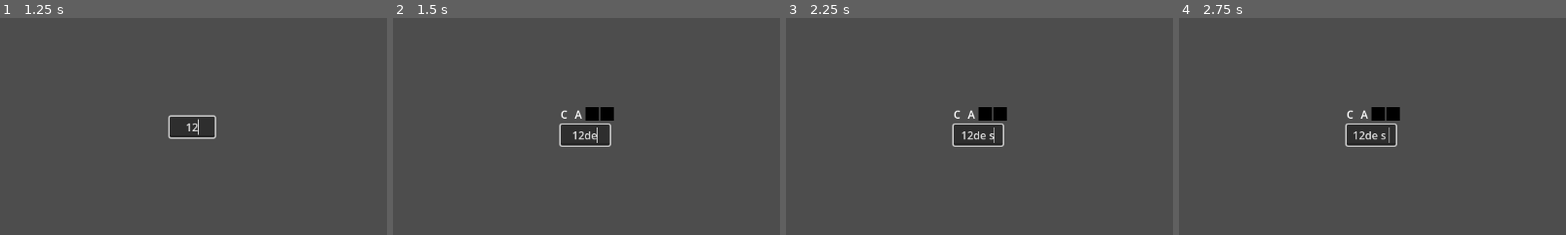
Above: before the commit, frames 1-4 (left to right).
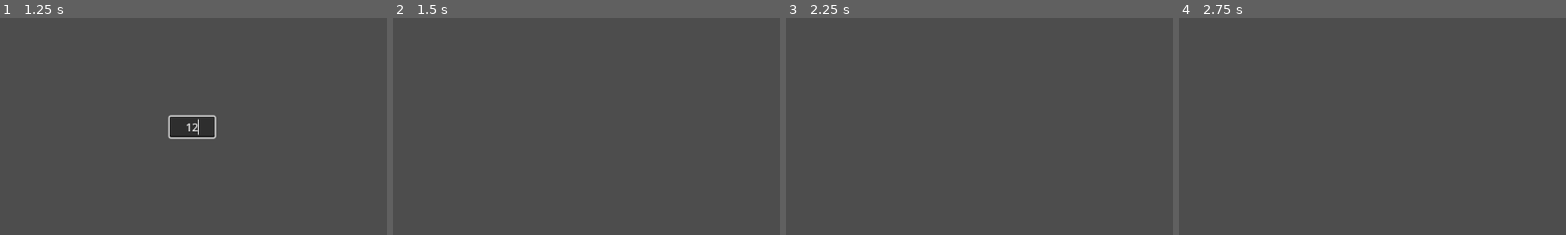
Above: after the commit, the same moments.

Repository: Eggsquisite/HeistHandler
Game: Godot game, scene res://scenes/word_game/word_game.tscn
Same seed, same stepped clock (60 frames per second), same inputs: the game is played once before the commit and once after it. This scene is started directly instead of the project's main scene.
Inputs (mouse positions are % of the whole screen's width and height, from its top left):
- Up to frame 1 (1.25 s): click (50, 50) at 0.52 s; type "12" at 0.6 s
- Up to frame 2 (1.5 s): tap Enter at 1.25 s; hold D (right) from 1.28 s (still down); hold Shift (sneak) from 1.28 s (still down); tap E (interact) at 1.35 s
- Up to frame 3 (2.25 s): tap Space (lockpick, bound only after the commit) at 2 s; release D (right) at 2.03 s; release Shift (sneak) at 2.03 s; hold S (down) from 2.03 s (still down); tap Shift (sneak) at 2.1 s
- Up to frame 4 (2.75 s): keep holding S (down); tap Space (lockpick, bound only after the commit) at 2.3 s
The pictures show only the part of the screen within x 25-75%, y 25-75%; the shares and areas given below are measured in that part.

Frame 1 is identical in both runs. In frame 2, 1.8% of the frame differs, in the area x 42-58%, y 41-60%; in frame 3, 1.8%; in frame 4, 1.8%.

Commit message:
Basic functionality of word game done

Diff:
--- a/project.godot
+++ b/project.godot
@@ -51,6 +51,16 @@
 "events": [Object(InputEventKey,"resource_local_to_scene":false,"resource_name":"","device":-1,"window_id":0,"alt_press …(195 unchanged characters)…
 ]
 }
+switch_focus={
+"deadzone": 0.5,
+"events": [Object(InputEventKey,"resource_local_to_scene":false,"resource_name":"","device":-1,"window_id":0,"alt_pressed":false,"shift_pressed":false,"ctrl_pressed":false,"meta_pressed":false,"pressed":false,"keycode":0,"physical_keycode":4194306,"key_label":0,"unicode":0,"location":0,"echo":false,"script":null)
+]
+}
+lockpick={
+"deadzone": 0.5,
+"events": [Object(InputEventKey,"resource_local_to_scene":false,"resource_name":"","device":-1,"window_id":0,"alt_pressed":false,"shift_pressed":false,"ctrl_pressed":false,"meta_pressed":false,"pressed":false,"keycode":0,"physical_keycode":32,"key_label":0,"unicode":32,"location":0,"echo":false,"script":null)
+]
+}
 
 [rendering]
 
--- a/scenes/letter/letter.gd
+++ b/scenes/letter/letter.gd
@@ -3,6 +3,14 @@
 
 @onready var letter: Label = $Letter
 @onready var letter_cover: Sprite2D = $LetterCover
+@onready var selector: Sprite2D = $Selector
+@onready var timer: Timer = $Timer
+
+var is_hidden: bool = false
+
+func _process(delta: float) -> void:
+	if Input.is_action_just_pressed("lockpick") and is_hidden and has_focus():
+		begin_lockpick(1)
 
 
 func get_letter() -> Label:
@@ -10,4 +18,37 @@
 
 
 func hide_letter() -> void:
+	is_hidden = true
 	letter_cover.show()
+
+
+func show_letter() -> void:
+	is_hidden = false
+	selector.hide()
+	letter_cover.hide()
+	# Play unlock sound
+
+
+func _on_focus_entered() -> void:
+	# If letter is covered, allow to be lockpicked
+	if letter_cover.visible:
+		selector.show()
+
+
+func _on_focus_exited() -> void:
+	end_lockpick()
+	selector.hide()
+
+
+func begin_lockpick(duration: float) -> void:
+	timer.start(duration)
+	# play unlocking sound
+
+
+func end_lockpick() -> void:
+	timer.stop()
+
+
+func _on_timer_timeout() -> void:
+	show_letter()
+	# end unlocking sound
--- a/scenes/letter/letter.tscn
+++ b/scenes/letter/letter.tscn
@@ -3,7 +3,7 @@
 [ext_resource type="Texture2D" uid="uid://l7ndep23svlc" path="res://assets/Sprite-0001.png" id="1_gunet"]
 [ext_resource type="Script" path="res://scenes/letter/letter.gd" id="1_hrkep"]
 
-[node name="Letter" type="CenterContainer"]
+[node name="LetterContainer" type="CenterContainer"]
 anchors_preset = 15
 anchor_right = 1.0
 anchor_bottom = 1.0
@@ -11,6 +11,7 @@
 grow_vertical = 2
 size_flags_horizontal = 4
 size_flags_vertical = 4
+focus_mode = 2
 script = ExtResource("1_hrkep")
 
 [node name="Letter" type="Label" parent="."]
@@ -20,5 +21,19 @@
 [node name="LetterCover" type="Sprite2D" parent="."]
 visible = false
 position = Vector2(5, 11)
+scale = Vector2(1.15, 1.15)
+texture = ExtResource("1_gunet")
+
+[node name="Selector" type="Sprite2D" parent="."]
+visible = false
+position = Vector2(5, -16)
+rotation = 0.785398
 scale = Vector2(1.25, 1.25)
 texture = ExtResource("1_gunet")
+
+[node name="Timer" type="Timer" parent="."]
+one_shot = true
+
+[connection signal="focus_entered" from="." to="." method="_on_focus_entered"]
+[connection signal="focus_exited" from="." to="." method="_on_focus_exited"]
+[connection signal="timeout" from="Timer" to="." method="_on_timer_timeout"]
--- a/scenes/word_game/word_game.gd
+++ b/scenes/word_game/word_game.gd
@@ -8,18 +8,38 @@
 var full_word: String
 var letter_index: int
 var index_array: Array[int] = []
-var label_array: Array[Node] = []
+var letter_containers: Array[Node] = []
 var letter_array: Array[String] = []
+
 var is_game_started: bool = false
+var tries: int = 3
 
 # Called when the node enters the scene tree for the first time.
 func _ready() -> void:
 	pass
 
 
+# Called every frame. 'delta' is the elapsed time since the previous frame.
+func _process(delta: float) -> void:
+	if Input.is_action_just_pressed("interact") and !is_game_started:
+		start_game(2)
+
+	if Input.is_action_just_pressed("sneak"):
+		end_game()
+
+	if Input.is_action_just_pressed("switch_focus") and is_game_started:
+		if !line_edit.has_focus():
+			print("line_edit focus:%s" % line_edit.has_focus())
+			line_edit.grab_focus()
+			print("switching focus to line_edit")
+		else:
+			letter_containers[0].grab_focus()
+			print("switching focus to letter")
+
+
 func start_game(difficulty: int) -> void:
 	is_game_started = true
-	line_edit.grab_focus()
+	setup_line_edit(difficulty)
 
 	full_word = WordManager.get_random_word(difficulty)
 	print(full_word)
@@ -32,9 +52,9 @@
 		full_word_container.add_child(letter_instance)
 
 		letter_instance.get_letter().text = letter.capitalize()
-		label_array.append(letter_instance)
+		letter_containers.append(letter_instance)
 
-	randomize_letter(2, label_array.size() - 1)
+	randomize_letter(difficulty, letter_containers.size() - 1)
 
 
 func randomize_letter(difficulty: int, size: int) -> void:
@@ -42,15 +62,32 @@
 		index_array.append(n)
 
 	# Get a random index, then remove that index from index_array to prevent dupes
-	for n in range(0, difficulty, 1):
+	for n in range(0, difficulty + 1, 1):
 		letter_index = index_array.pick_random()
 		index_array.remove_at(letter_index)
-		label_array[letter_index].hide_letter()
+		letter_containers[letter_index].hide_letter()
 
 	index_array.clear()
 
 
-# Called every frame. 'delta' is the elapsed time since the previous frame.
-func _process(delta: float) -> void:
-	if Input.is_action_just_pressed("interact") and !is_game_started:
-		start_game(1)
+func setup_line_edit(diff: int) -> void:
+	line_edit.grab_focus()
+	line_edit.max_length = diff + 3
+
+
+func end_game() -> void:
+	is_game_started = false
+	line_edit.hide()
+	line_edit.show()
+	index_array.clear()
+	self.hide()
+	# queue_free()
+
+
+func _on_line_edit_text_submitted(new_text: String) -> void:
+	if new_text == full_word:
+		print("Hooray! Correct word!")
+		end_game()
+	else:
+		print("Boo! Wrong word!")
+		line_edit.clear()
--- a/scenes/word_game/word_game.tscn
+++ b/scenes/word_game/word_game.tscn
@@ -25,3 +25,7 @@
 layout_mode = 2
 size_flags_vertical = 4
 alignment = 1
+max_length = 5
+caret_blink = true
+
+[connection signal="text_submitted" from="VBoxContainer/LineEdit" to="." method="_on_line_edit_text_submitted"]
